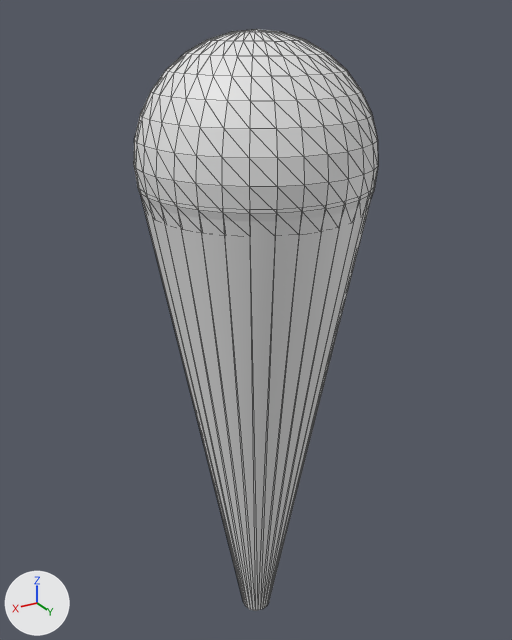
Two versions of the glTF model AzcaCoyo/assets/models/Props/Etiqueta_Perfil_3D.glb, one commit apart.
Both versions are drawn from a 50 mm camera at (1.64, 2.74, 3.17) aimed at (-0.04, -0.08, 1.76). The axes (+X, +Y, +Z) are drawn at lower left. The lights are the same throughout. Mesh edges are drawn as thin lines. Where no turn or scale is listed for an object, it has been applied to the vertices. Vertices at the same position are counted once.

Objects in the first picture: 'Perfil_Poste', 'Sphere'.
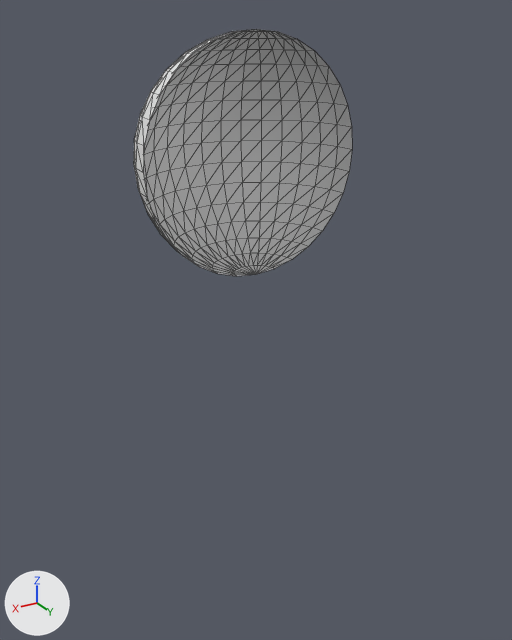
Commit message: half sphere

What differs and where, as boxes [x1, y1, x2, y2] in the pictures (512 x 640 px):
'Perfil_Poste', deleted: before [141, 197, 371, 610]
'Sphere', reshaped: before [134, 29, 378, 221]; after [134, 29, 352, 276]
part 1 of me_sphere, deleted: before [143, 29, 378, 221]

The change, as a list of edits to the scene's bpy script:
```text
Change me_sphere:
    used by ob_sphere; location = (0.0, 0.0, 2.572)
    remove me_sphere.from_pydata(...)  # 482 vertices, 960 faces; spans x -0.54..0.54, y -0.54..0.54, z -0.54..0.54
    add me_sphere.from_pydata(...)  # 257 vertices, 480 faces; spans x -0.54..0.54, y -0.54..0.0, z -0.54..0.54
    me_sphere part 1
    225 vertices are removed from x -0.53..0.53, y 0.021..0.54, z -0.53..0.53
    480 faces are deleted
Remove ob_perfil_poste:
    ob_perfil_poste = bpy.data.objects.new('Perfil_Poste', me_cylinder)
    ob_perfil_poste.location = (0.0, 0.0, 0.0)
```
